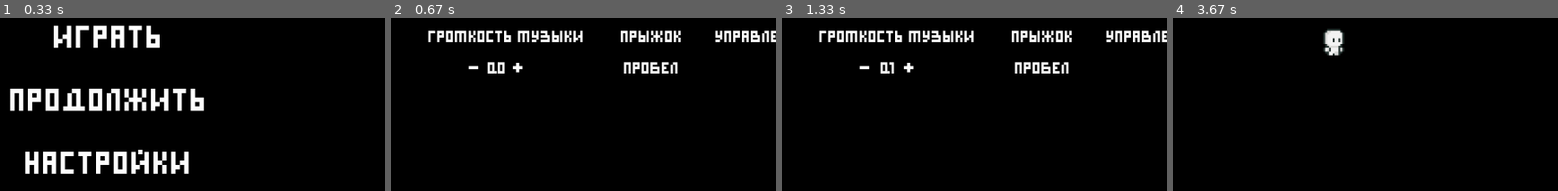
Above: before the commit, frames 1-4 (left to right).
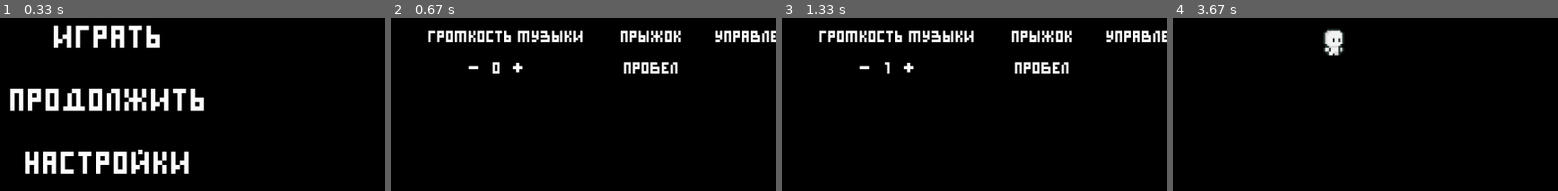
Above: after the commit, the same moments.

Repository: justxale/pygame-cyphered
Game: pygame game, started from main.py
Two runs of this game, one before a commit and one after it. Both use one fixed random seed, a clock stepped at 60 frames per second and the inputs below.
Inputs (mouse positions are % of the whole screen's width and height, from its top left):
- Up to frame 1 (0.33 s): no input
- Up to frame 2 (0.67 s): click "Настройки" at 0.38 s
- Up to frame 3 (1.33 s): click "стрелки" at 0.72 s; click "+" at 1.05 s
- Up to frame 4 (3.67 s): click (12, 46) at 1.88 s; click "ad" at 2.72 s; click "Назад" at 3.05 s; click "Играть" at 3.38 s
The pictures show only the part of the screen within x 3-53%, y 35-85%; the shares and areas given below are measured in that part.

Frame 1 is identical in both runs. In frame 2, 0.2% of the frame differs, in the area x 24-30%, y 25-33%; in frame 3, 0.2%; in frame 4, nothing differs.

Commit message:
better settings display

Diff:
--- a/cyphered/scenes/settings.py
+++ b/cyphered/scenes/settings.py
@@ -66,9 +66,8 @@
         screen.blit(self.music_button_minus[0], self.music_button_minus[1])
         text_displ("Громкость музыки", screen, step_x=-390, step_y=-80, font_size=25,
                    font1="./resources/fonts/font.ttf")
-        a = Settings.music_volume
-        a = str(a)
-        text_displ(a, screen, step_x=-405, step_y=-30, font_size=25,
+
+        text_displ(str(int(Settings.music_volume * 10)), screen, step_x=-405, step_y=-30, font_size=25,
                    font1="./resources/fonts/font.ttf")
 
         text_displ("Прыжок", screen, step_x=-160, step_y=-80, font_size=25,
